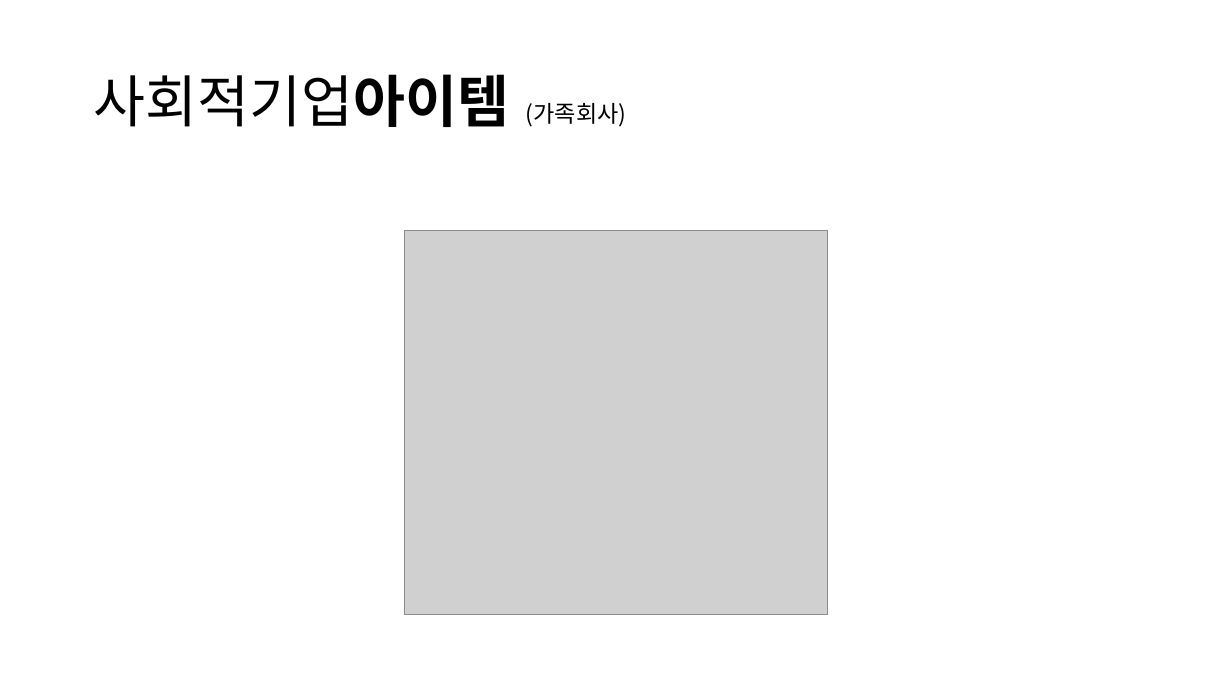
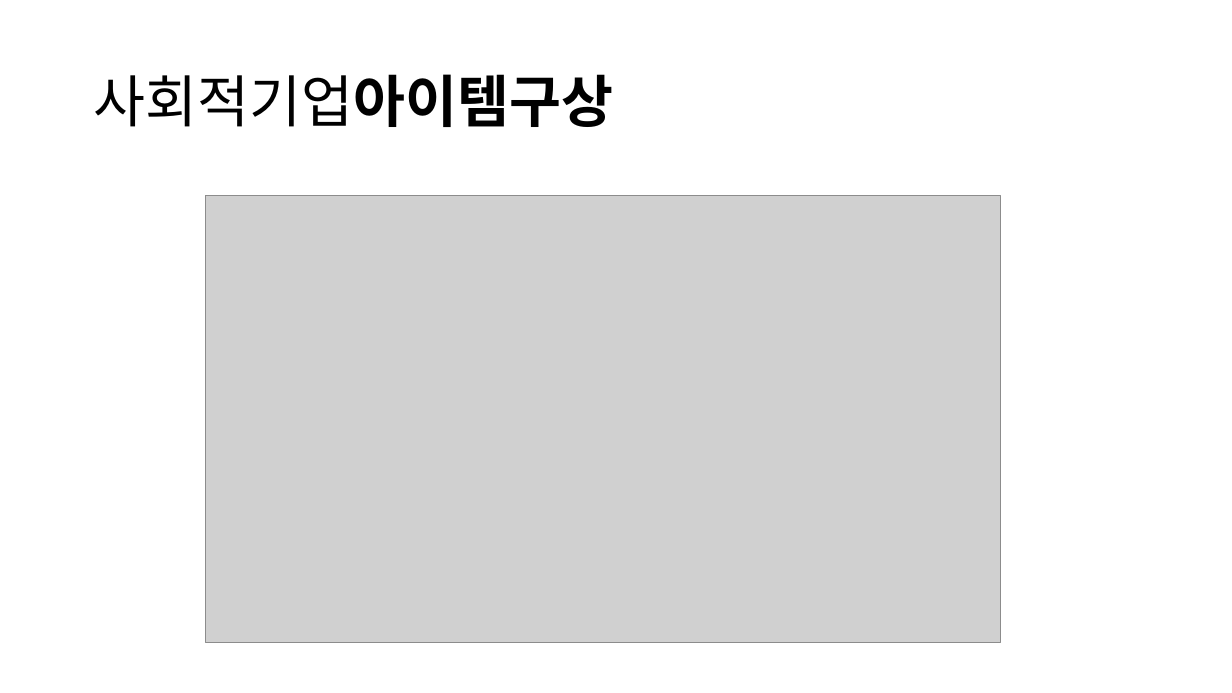
Before and after one commit to ParkBK/BAEUME, a slide deck: slide 7 of 박병근/발표/사회적기업PPT - 복사본.pptx. Drawn at 1232x693 pixels with LibreOffice and Linux fonts; fonts in the diff are those of the drawing; grey boxes stand for pictures. Boxes give left, top, right and bottom in pixels: in the first picture for what was removed or moved away, otherwise in the second. Text is boxed around its words. In the diff, an @@ line names an element or a change of style, - is before the commit and + after.

```diff
--- a/박병근/발표/사회적기업PPT - 복사본.pptx
+++ b/박병근/발표/사회적기업PPT - 복사본.pptx
@@ title at (94,74,614,127): text changed @@
-사회적기업아이템 (가족회사)
+사회적기업아이템구상
@@ picture added at (205,196,1000,643) @@
@@ picture removed at (405,231,827,616) @@
```
Also in this commit, not shown: 1 other slide changed, 4 slides added, 5 slides removed, 1 other file.
